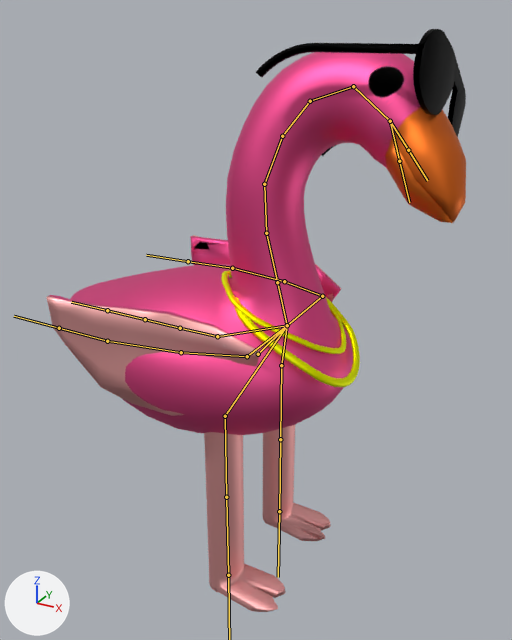
The FBX model Assets/Prototype/Models/Characters/Pinky.fbx: old version first, new version second.
Before and after are seen from a camera (50 mm lens) standing at (145.0, -266.0, 269.0) and looking at (-9.0, 14.0, 129.0). Every picture has the same lights, and +X, +Y and +Z are marked at lower left. Both versions are drawn at frame 1 of the action 'PinkyArmature|TitlePose_Pinky'; the numbers are the values there. The bones that bend it are drawn over the model as lines.

The first picture shows 'PinkyMesh'.
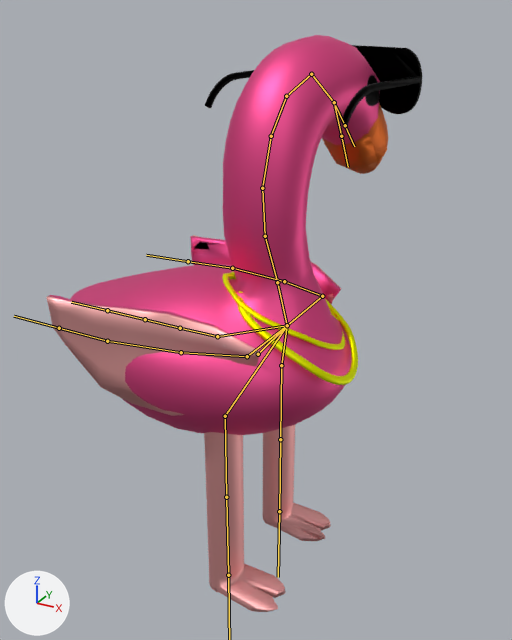
Location of each change, [x1, y1, x2, y2] in pixels of the pictures (512 x 640 px):
```json
{"object": "PinkyMesh", "change": "posed", "before": [46, 29, 466, 612], "after": [46, 35, 422, 612], "on screen": "10% narrower"}
{"bone": "Neck_2", "before": "(277, 282) to (266, 233)", "after": "(277, 282) to (265, 236)"}
{"bone": "Neck_3", "before": "(266, 233) to (264, 184)", "after": "(265, 236) to (262, 188)"}
{"bone": "Neck_4", "before": "(264, 184) to (282, 136)", "after": "(262, 188) to (271, 136)"}
{"bone": "Neck_6", "before": "(310, 101) to (353, 86)", "after": "(286, 96) to (311, 74)"}
```

Edits to the scene script, one JSON object a line:
```json
{"block": "bone_neck_2", "where": "bone_neck_2 = bpy.data.objects['PinkyArmature'].pose.bones['Neck_2']  # child of 'Neck_1'"}
{"op": "set", "path": "bone_neck_2.rotation_quaternion", "old": "(1.0, -0.009, 0.002, 0.0)", "new": "(0.924, 0.1, 0.368, 0.0)", "note": "degrees (-1, 0, 0) -> degrees (15, 43, 6)"}
{"block": "bone_neck_3", "where": "bone_neck_3 = bpy.data.objects['PinkyArmature'].pose.bones['Neck_3']  # child of 'Neck_2'"}
{"op": "set", "path": "bone_neck_3.rotation_quaternion", "old": "(1.0, 0.0, 0.0, 0.0)", "new": "(0.98, 0.012, 0.201, 0.0)", "note": "degrees (0, 0, 0) -> degrees (1, 23, 0)"}
{"block": "bone_neck_4", "where": "bone_neck_4 = bpy.data.objects['PinkyArmature'].pose.bones['Neck_4']  # child of 'Neck_3'"}
{"op": "set", "path": "bone_neck_4.rotation_quaternion", "old": "(0.989, -0.142, -0.036, 0.0)", "new": "(0.995, -0.02, 0.098, 0.0)", "note": "degrees (-16, -4, 1) -> degrees (-2, 11, 0)"}
{"block": "bone_neck_6", "where": "bone_neck_6 = bpy.data.objects['PinkyArmature'].pose.bones['Neck_6']  # child of 'Neck_5'"}
{"op": "set", "path": "bone_neck_6.rotation_quaternion", "old": "(0.991, -0.052, -0.122, -0.008)", "new": "(1.0, 0.0, 0.0, 0.0)", "note": "degrees (-6, -14, 0) -> degrees (0, 0, 0)"}
```
